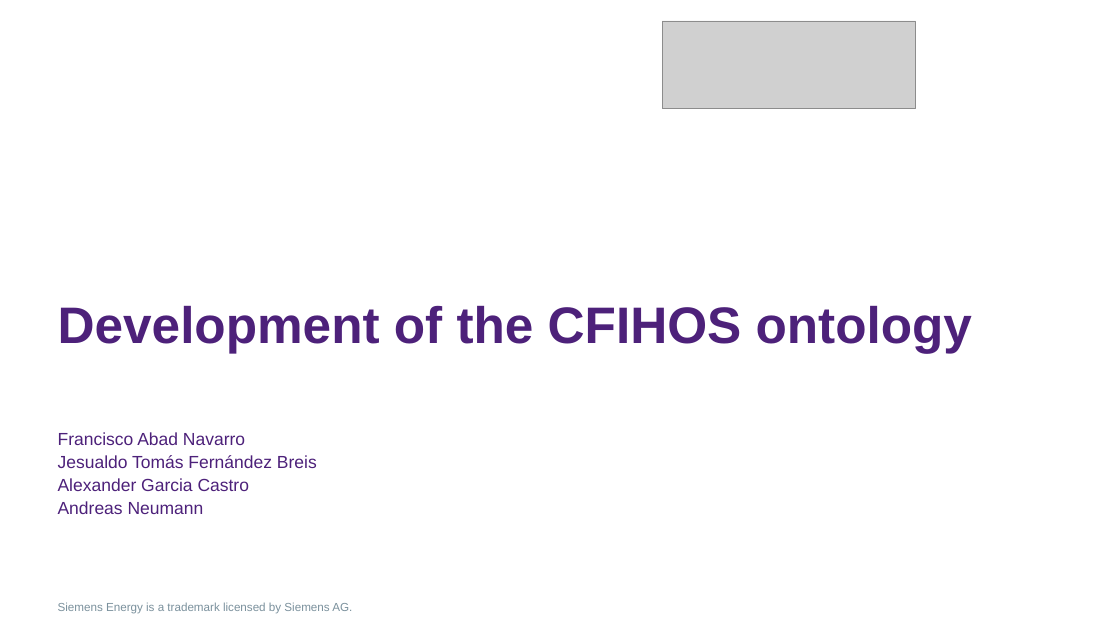
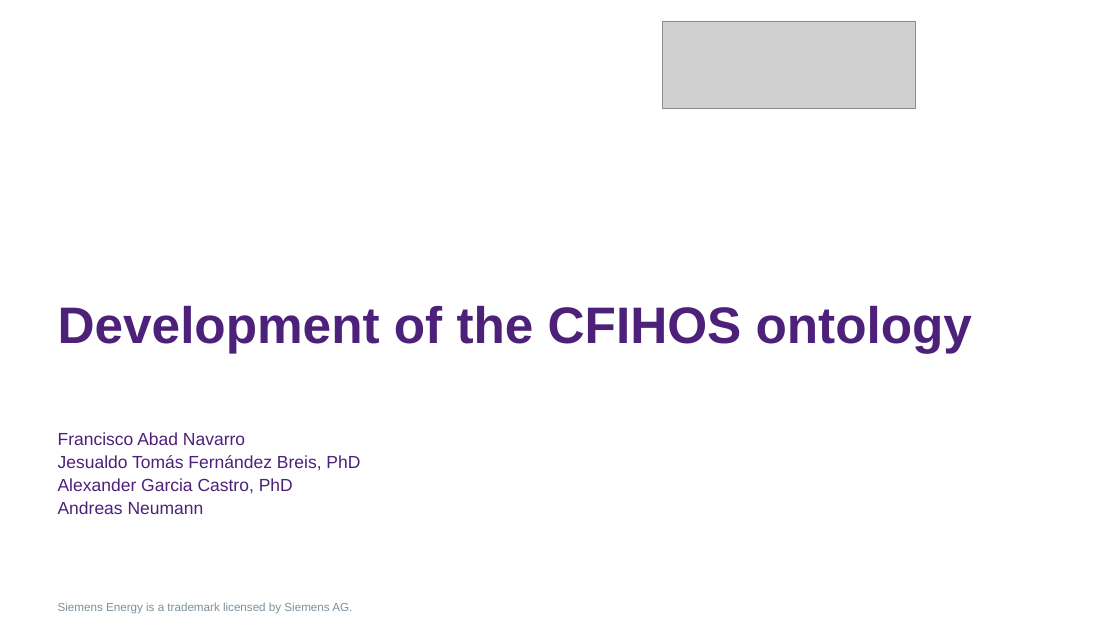
Before and after one commit to tecnomod-um/cfihos, a slide deck: slide 1 of docs/cfihos-ontology.pptx. Drawn at 1120x630 pixels with LibreOffice and Linux fonts; fonts in the diff are those of the drawing; grey boxes stand for pictures; background and template pictures are left out. Boxes give left, top, right and bottom in pixels: in the first picture for what was removed or moved away, otherwise in the second. Text is boxed around its words. In the diff, an @@ line names an element or a change of style, - is before the commit and + after.

```diff
--- a/docs/cfihos-ontology.pptx
+++ b/docs/cfihos-ontology.pptx
@@ subtitle at (x1=58, y1=455, x2=360, y2=493): text changed @@
-Jesualdo Tomás Fernández Breis
-Alexander Garcia Castro
+Jesualdo Tomás Fernández Breis, PhD
+Alexander Garcia Castro, PhD
```
Also in this commit, not shown: 1 other slide changed, 1 slide removed.
